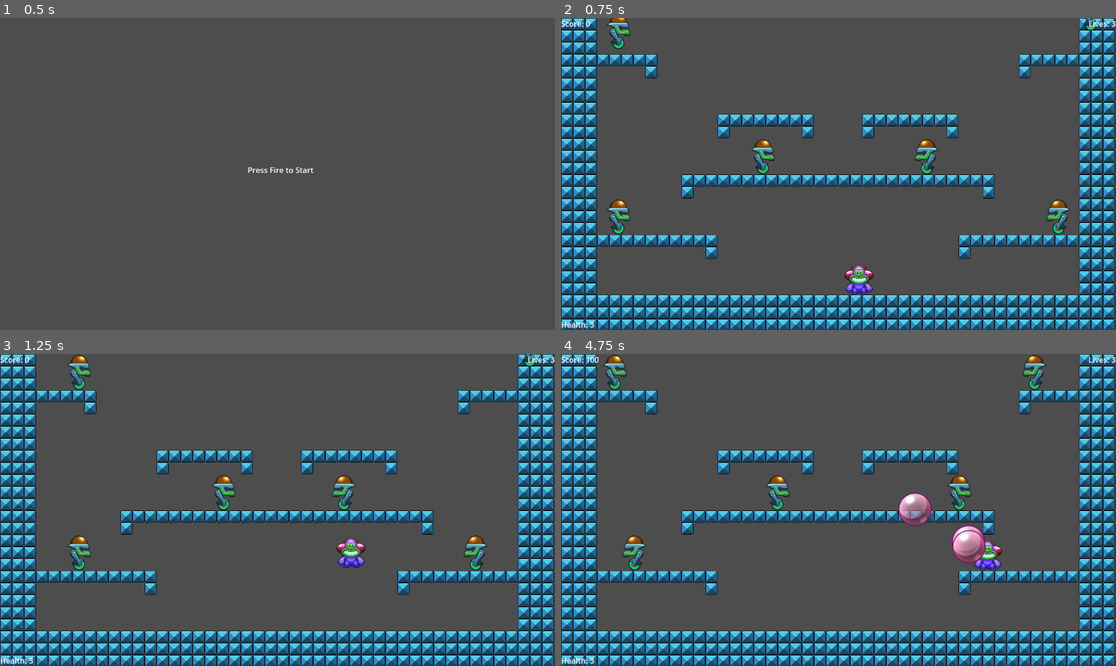
Above: before the commit, frames 1-4 (two rows, left to right).
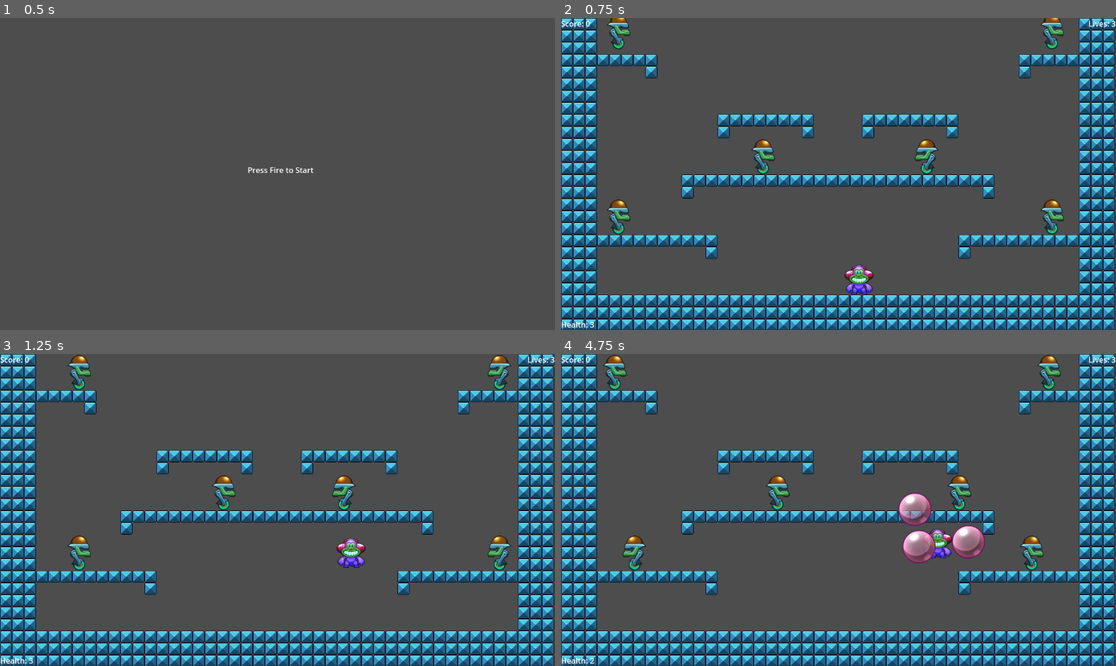
Above: after the commit, the same moments.

Repository: Zhaojun-Li/assignment-05
Game: Godot game, scene res://scenes/main/Main.tscn
The game is run twice, just before and just after one commit, with the same random seed, the same clock (stepped at 60 frames per second) and the same inputs.
Inputs:
- Up to frame 1 (0.5 s): no input
- Up to frame 2 (0.75 s): tap Enter at 0.5 s; hold D (move_right) from 0.53 s (still down); tap Space (fire) at 0.6 s
- Up to frame 3 (1.25 s): keep holding D (move_right); tap W (jump) at 0.77 s
- Up to frame 4 (4.75 s): tap Space (fire) every 0.75 s from 1.35 to 4.35 s; tap W (jump) at 1.52, 3.02, 3.77, 4.52 s; release D (move_right) at 2.03 s; hold A (move_left) 2.03-2.78 s; hold D (move_right) 2.78-4.28 s; hold A (move_left) from 4.28 s (still down)

Frame 1 is identical in both runs. In frame 2, 0.7% of the frame differs, in the area x 86-97%, y 0-70%; in frame 3, 0.9%; in frame 4, 2.3%, in the area x 4-91%, y 0-100%.

Commit message:
Bug fix and quality of life change
Fix where enemy in bubble out of screen is not removed

Game over screen on level screen.

Diff:
--- a/scenes/entities/projectiles/Bubble.gd
+++ b/scenes/entities/projectiles/Bubble.gd
@@ -93,6 +93,10 @@
 	_cleanup_and_free(false)
 
 func _cleanup_and_free(_award_points: bool) -> void:
+	# Remove if enemy is inside
+	if trapped_enemy != null and is_instance_valid(trapped_enemy):
+		trapped_enemy.queue_free()
+		trapped_enemy = null
 	queue_free()
 
 # Enemy escape and turn aggressive
--- a/scenes/main/Main.gd
+++ b/scenes/main/Main.gd
@@ -39,7 +39,6 @@
 # Show game over
 func _on_level_request_game_over(final_score: int) -> void:
 	state = State.GAME_OVER
-	_clear_level_holder()
 
 	game_over_screen.visible = true
 	menu_screen.visible = false
--- a/scenes/world/Level01.gd
+++ b/scenes/world/Level01.gd
@@ -16,11 +16,11 @@
 @export var enemy_scene: PackedScene
 @export var enemy_spawn_points: Array[Vector2] = [
 	Vector2(100, 0),
-	Vector2(1100, 0),
+	Vector2(1000, 0),
 	Vector2(400, 250),
 	Vector2(800, 250),
 	Vector2(100, 400),
-	Vector2(1100, 400),
+	Vector2(1000, 400),
 ]
 
 func _ready() -> void:
